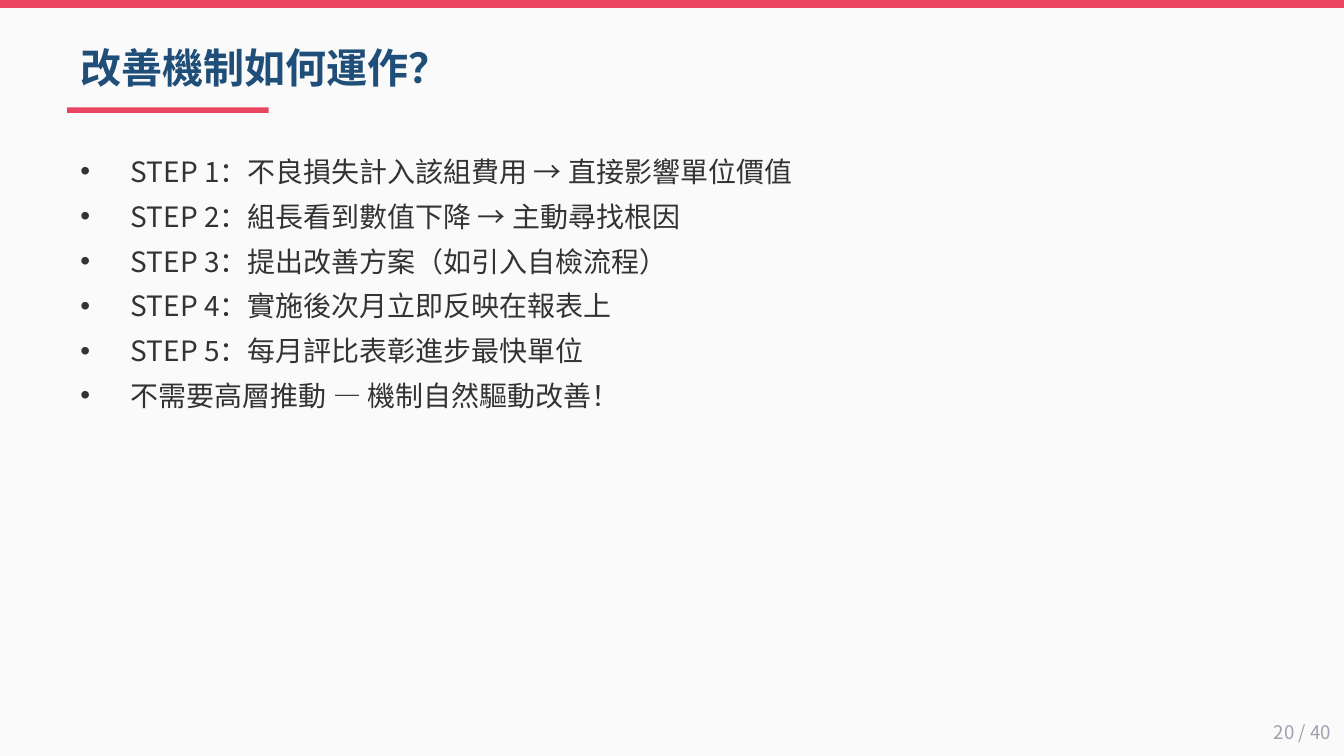
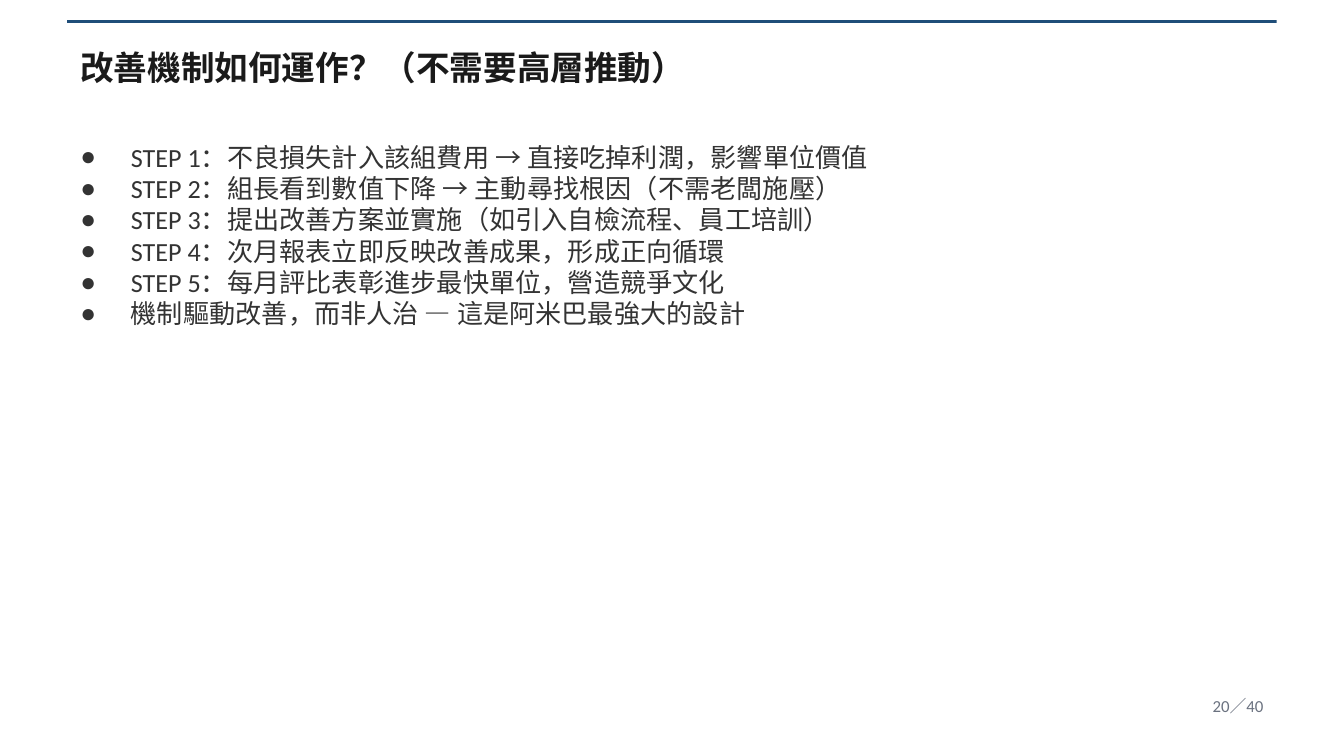
Before and after one commit to Lingo1516/Lingo1516.github.io, a slide deck: slide 20 of 阿米巴經營_40頁完整講義.pptx. Drawn at 1344x756 pixels with LibreOffice and Linux fonts; fonts in the diff are those of the drawing. Boxes give left, top, right and bottom in pixels: in the first picture for what was removed or moved away, otherwise in the second. Text is boxed around its words. In the diff, an @@ line names an element or a change of style, - is before the commit and + after.

Commit message:
update 阿米巴講義 v2 McKinsey style

```diff
--- a/阿米巴經營_40頁完整講義.pptx
+++ b/阿米巴經營_40頁完整講義.pptx
@@ background #FAFAFA to #FFFFFF @@
@@ rectangle: place and size @@
-rectangle at bbox=[0, 0, 1344, 8]
+rectangle at bbox=[67, 20, 1277, 23]
@@ rectangle at bbox=[67, 20, 1277, 23]: fill #E94560 to #1F4E79 @@
@@ text at bbox=[80, 51, 685, 84]: text changed; size 22 to 18 pt; font Noto Sans CJK TC to Calibri; text colour #1F4E79 to #1A1A1A @@
-改善機制如何運作？
+改善機制如何運作？（不需要高層推動）
@@ rectangle removed at bbox=[67, 108, 269, 113] @@
@@ text at bbox=[131, 145, 868, 326]: text changed; size 15 to 14 pt; font Noto Sans CJK TC to Calibri @@
-• STEP 1：不良損失計入該組費用 → 直接影響單位價值
-• STEP 2：組長看到數值下降 → 主動尋找根因
-• STEP 3：提出改善方案（如引入自檢流程）
-• STEP 4：實施後次月立即反映在報表上
-• STEP 5：每月評比表彰進步最快單位
-• 不需要高層推動 — 機制自然驅動改善！
+● STEP 1：不良損失計入該組費用 → 直接吃掉利潤，影響單位價值
+● STEP 2：組長看到數值下降 → 主動尋找根因（不需老闆施壓）
+● STEP 3：提出改善方案並實施（如引入自檢流程、員工培訓）
+● STEP 4：次月報表立即反映改善成果，形成正向循環
+● STEP 5：每月評比表彰進步最快單位，營造競爭文化
+● 機制驅動改善，而非人治 — 這是阿米巴最強大的設計
@@ text at bbox=[1213, 698, 1264, 713]: text changed; size 10 to 9 pt; font Noto Sans CJK TC to Calibri; text colour #A0A0B0 to #6B7280 @@
-20 / 40
+20／40
```
Also in this commit, not shown: 39 other slides changed.
